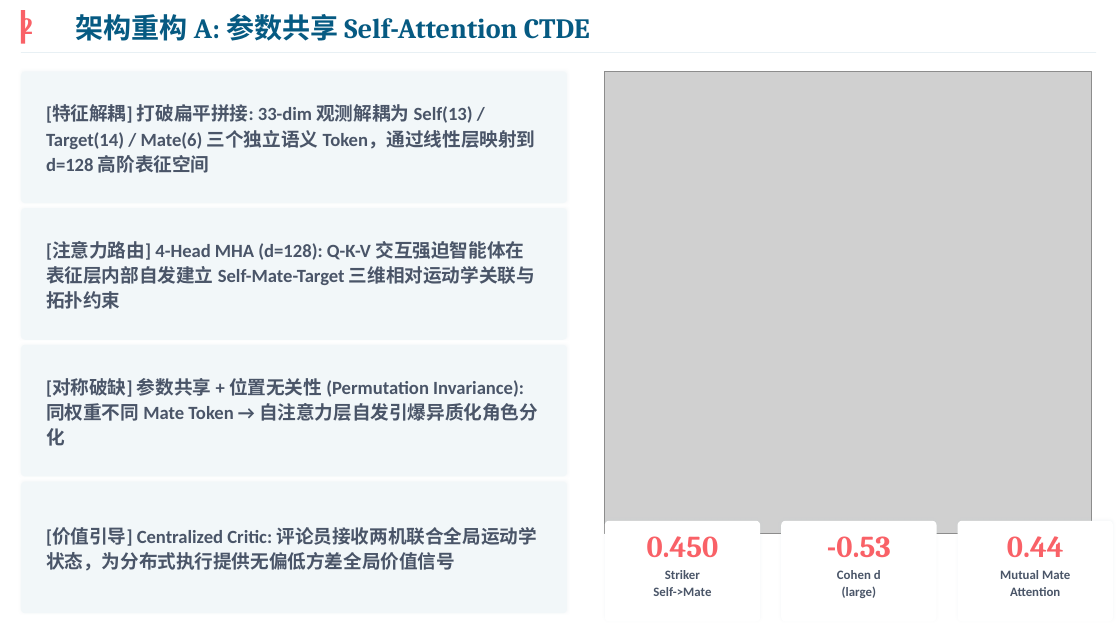
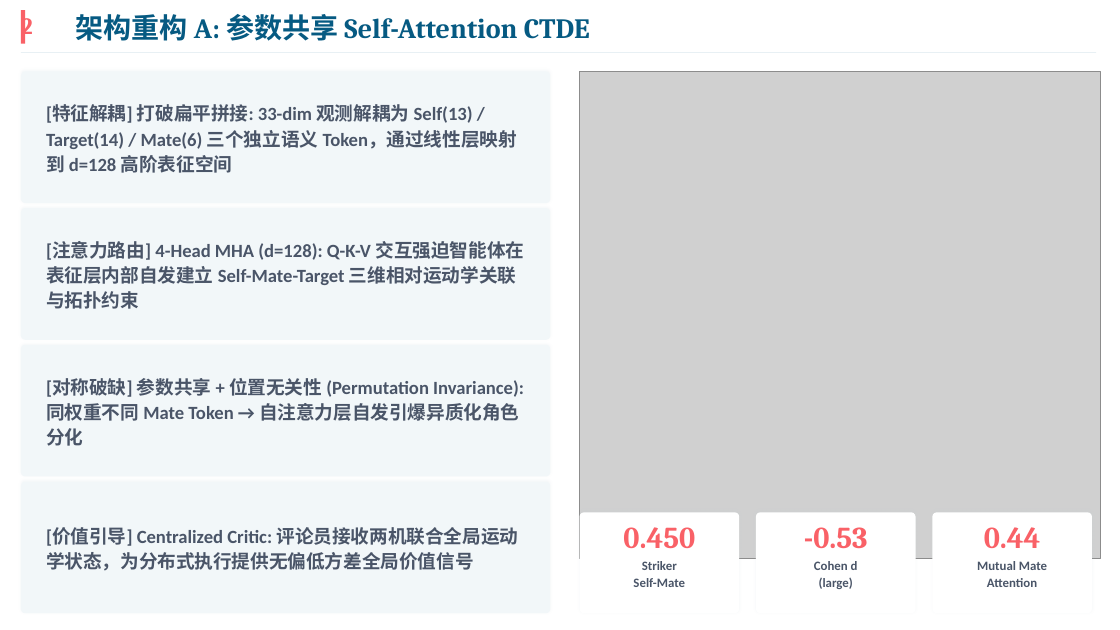
Before and after one commit to NishimiyaXSean/jsbsim-marl-formation, a slide deck: slide 3 of results/ppt/formation_coop_v7.pptx. Drawn at 1120x630 pixels with LibreOffice and Linux fonts; fonts in the diff are those of the drawing; grey boxes stand for pictures. Boxes give left, top, right and bottom in pixels: in the first picture for what was removed or moved away, otherwise in the second. Text is boxed around its words. In the diff, an @@ line names an element or a change of style, - is before the commit and + after.

Commit message:
fix: architecture diagram — all boxes within bounds, plain labels
Widened figure to 17.5" x-range, replaced circled digits (①-⑥)
with plain text labels (1.-6.) to avoid DejaVu Serif CJK tofu.
PPT regenerated with updated diagram on P3.

```diff
--- a/results/ppt/formation_coop_v7.pptx
+++ b/results/ppt/formation_coop_v7.pptx
@@ rounded rectangle: place and size @@
-rounded rectangle at (21,71,567,203)
+rounded rectangle at (21,71,550,203)
@@ text "[特征解耦] 打破扁平拼接: 33-dim 观测解耦为 Self(13) ..." rewrapped from (46,104,536,173) to (46,104,517,173) @@
@@ picture: place and size @@
-picture at (605,71,1092,534)
+picture at (580,71,1101,559)
@@ rounded rectangle: place and size @@
-rounded rectangle at (21,208,567,340)
+rounded rectangle at (21,208,550,340)
@@ text "[注意力路由] 4-Head MHA (d=128): Q-K-V ..." rewrapped from (46,241,535,309) to (46,241,524,309) @@
@@ rounded rectangle: place and size @@
-rounded rectangle at (21,345,567,477)
+rounded rectangle at (21,345,550,477)
@@ text "[对称破缺] 参数共享 + 位置无关性 (Permutation ..." rewrapped from (46,378,538,446) to (46,378,524,446) @@
@@ rounded rectangle: place and size @@
-rounded rectangle at (21,481,567,613)
+rounded rectangle at (21,481,550,613)
@@ text "[价值引导] Centralized Critic: 评论员接收两机联合全局运动学状态，为分布式执行提供无偏低方差全局价 ..." rewrapped from (46,527,537,571) to (46,527,519,571) @@
@@ text "0.450": place and size @@
-text "0.450" at (647,536,719,557)
+text "0.450" at (623,527,695,548)
@@ rounded rectangle: place and size @@
-rounded rectangle at (605,521,760,622)
+rounded rectangle at (580,513,739,613)
@@ text "-0.53": place and size @@
-text "-0.53" at (827,536,891,557)
+text "-0.53" at (804,527,868,548)
@@ rounded rectangle: place and size @@
-rounded rectangle at (781,521,937,622)
+rounded rectangle at (756,513,916,613)
@@ text "0.44": place and size @@
-text "0.44" at (1007,536,1064,557)
+text "0.44" at (984,527,1041,548)
@@ rounded rectangle: place and size @@
-rounded rectangle at (958,521,1113,622)
+rounded rectangle at (933,513,1092,613)
@@ text "Striker": place and size @@
-text "Striker" at (653,570,711,596)
+text "Striker" at (633,561,685,587)
@@ text "Cohen d": place and size @@
-text "Cohen d" at (837,570,881,598)
+text "Cohen d" at (814,561,858,589)
@@ text "Mutual Mate": place and size @@
-text "Mutual Mate" at (1000,570,1070,596)
+text "Mutual Mate" at (977,561,1047,587)
@@ text at (633,578,685,587): text changed @@
-Self->Mate
+Self-Mate
```
Also in this commit, not shown: 4 other slides changed, 2 other files.
